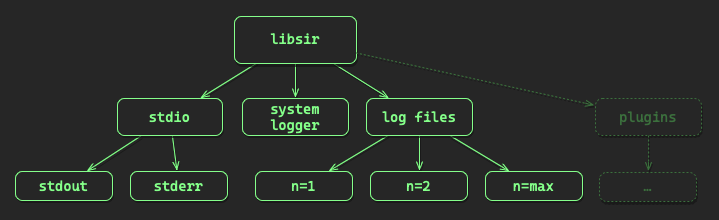
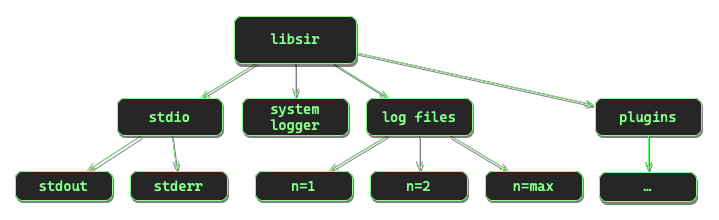
Revision of a layered 719x220 image; what changed, layer by layer:
painted on "Layer 1" over [356, 52, 703, 205]
removed layer "Background" over [0, 0, 719, 220]
